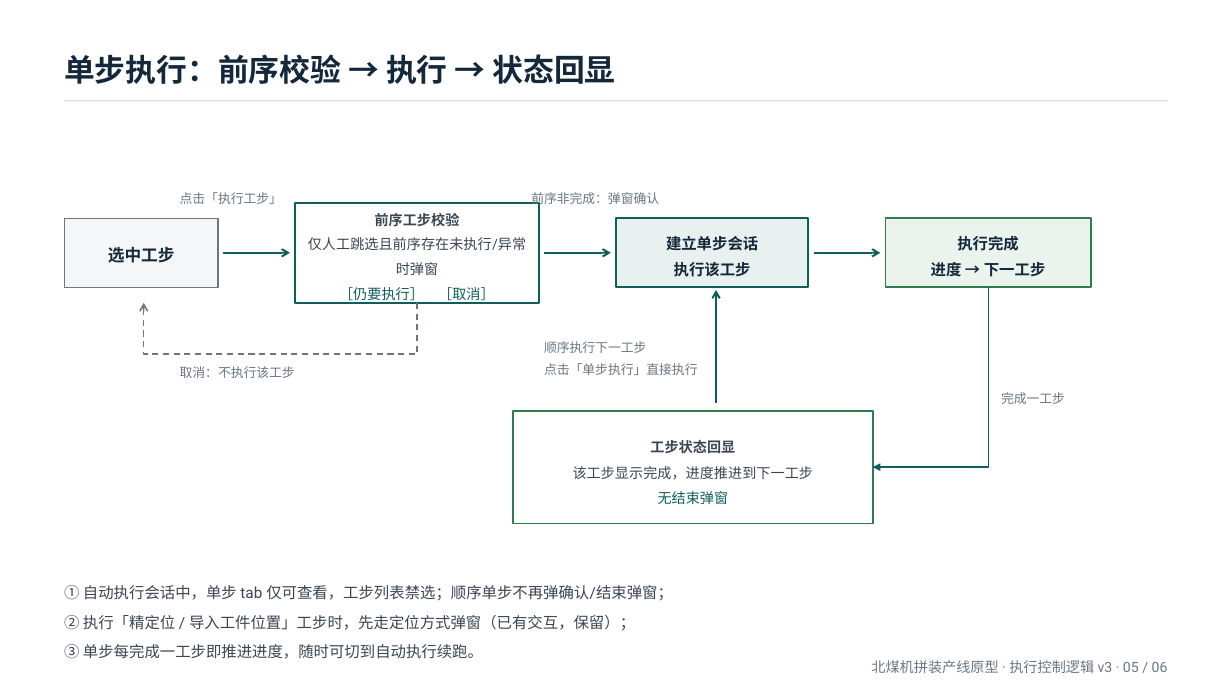
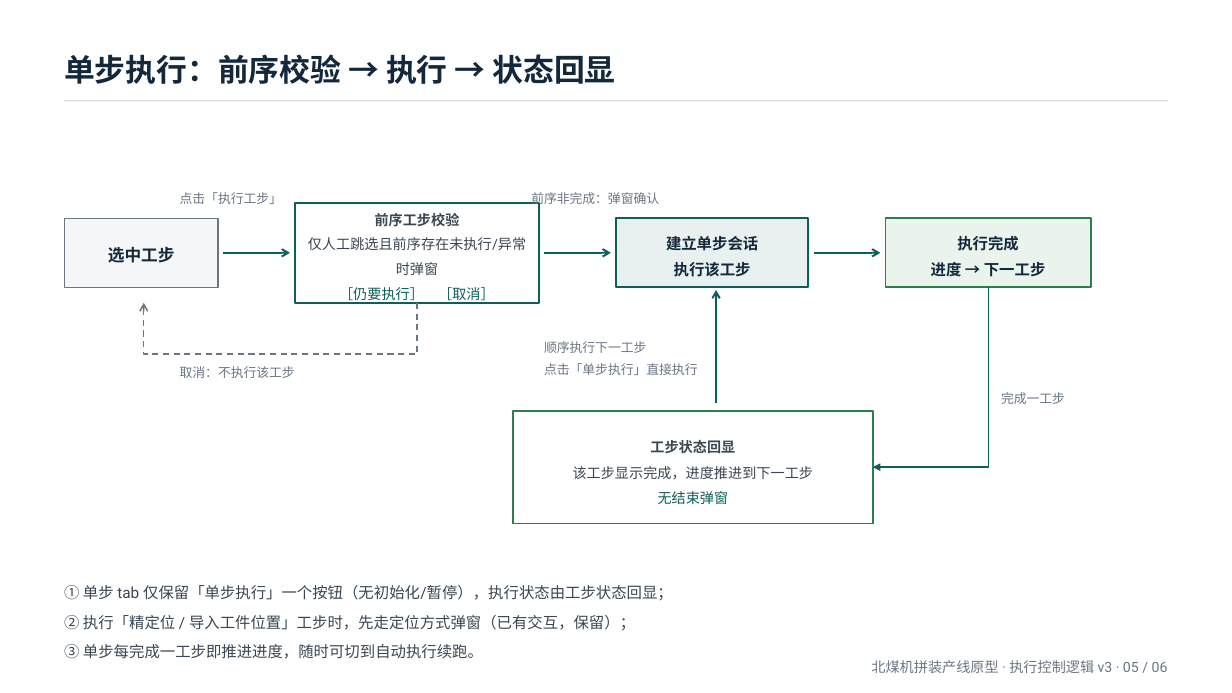
Before and after one commit to chenghe12581-ops/beimei-assembly-line-demo, a slide deck: slide 5 of docs/generated/execution-control-flow/执行按钮逻辑流程图.pptx. Drawn at 1232x693 pixels with LibreOffice and Linux fonts; fonts in the diff are those of the drawing. Boxes give left, top, right and bottom in pixels: in the first picture for what was removed or moved away, otherwise in the second. Text is boxed around its words. In the diff, an @@ line names an element or a change of style, - is before the commit and + after.

Commit message:
流程图PPT：互锁矩阵单步tab精简为仅单步执行

```diff
--- a/docs/generated/execution-control-flow/执行按钮逻辑流程图.pptx
+++ b/docs/generated/execution-control-flow/执行按钮逻辑流程图.pptx
@@ text at bbox=[64, 585, 673, 600]: text changed @@
-① 自动执行会话中，单步 tab 仅可查看，工步列表禁选；顺序单步不再弹确认/结束弹窗；
+① 单步 tab 仅保留「单步执行」一个按钮（无初始化/暂停），执行状态由工步状态回显；
```
Also in this commit, not shown: 1 other slide changed.
